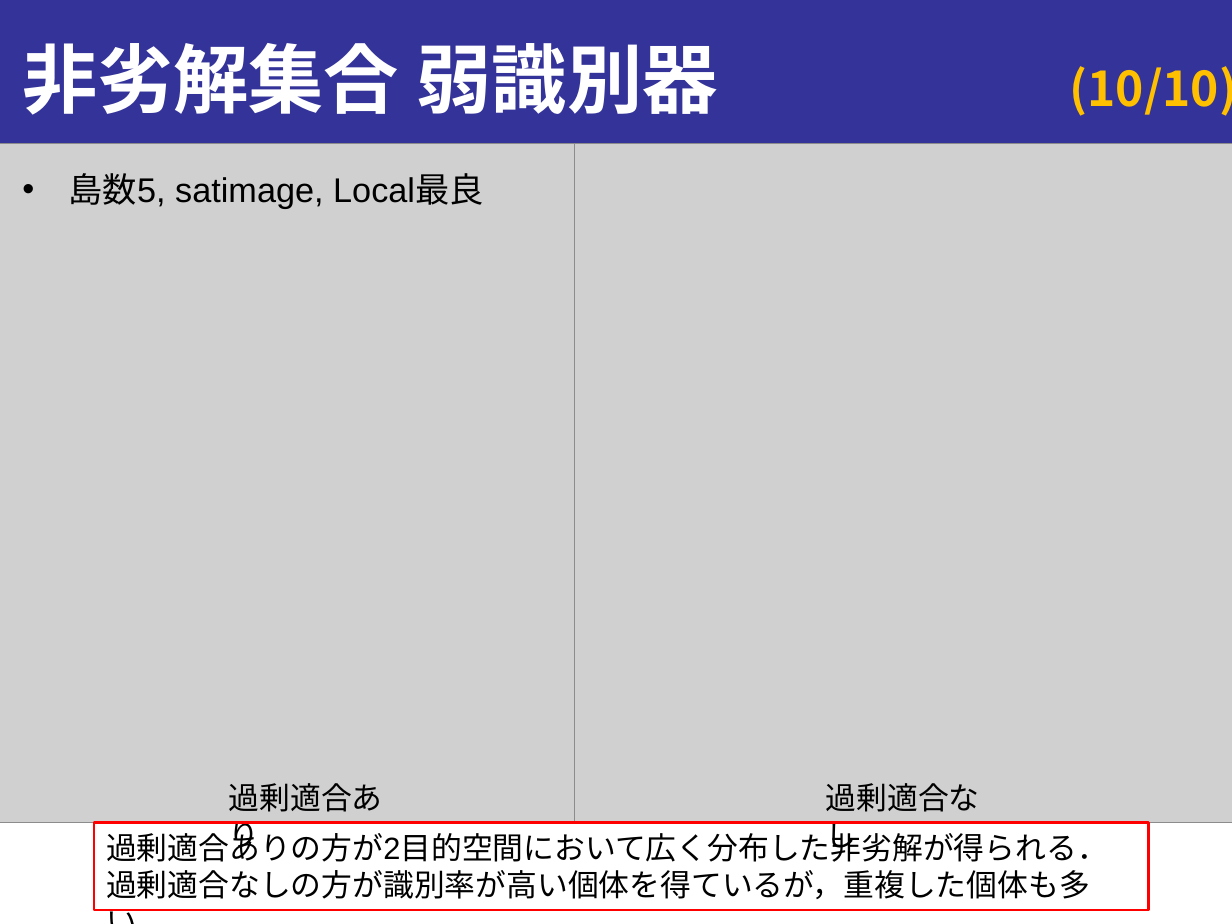
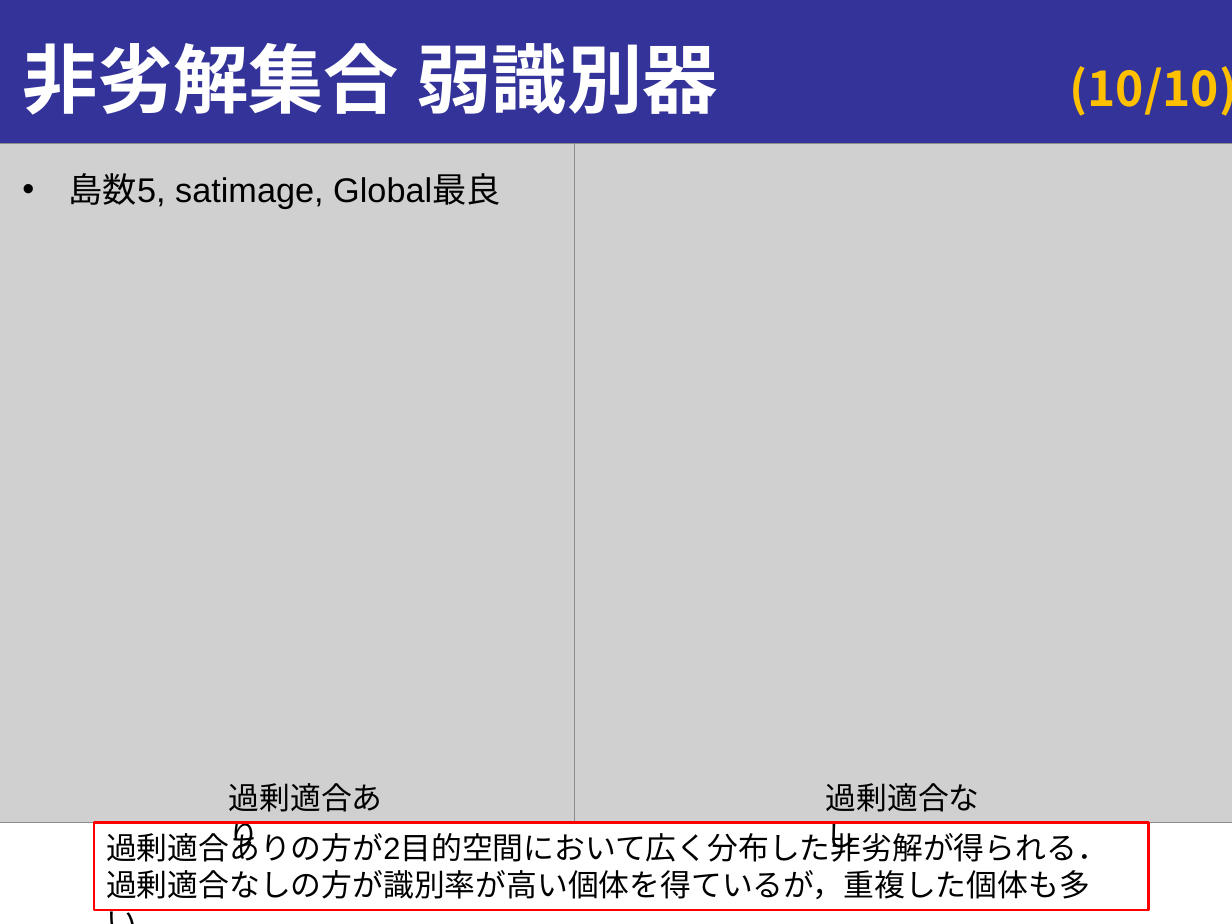
Before and after one commit to onikUone/Junior_slides, a slide deck: slide 10 of 進捗報告_第2回_20190115.pptx. Drawn at 1232x924 pixels with LibreOffice and Linux fonts; fonts in the diff are those of the drawing; grey boxes stand for pictures. Boxes give left, top, right and bottom in pixels: in the first picture for what was removed or moved away, otherwise in the second. Text is boxed around its words. In the diff, an @@ line names an element or a change of style, - is before the commit and + after.

```diff
--- a/進捗報告_第2回_20190115.pptx
+++ b/進捗報告_第2回_20190115.pptx
@@ text at [69, 173, 501, 208]: text changed @@
-• 島数5, satimage, Local最良
+• 島数5, satimage, Global最良
```
Also in this commit, not shown: 1 other file.
